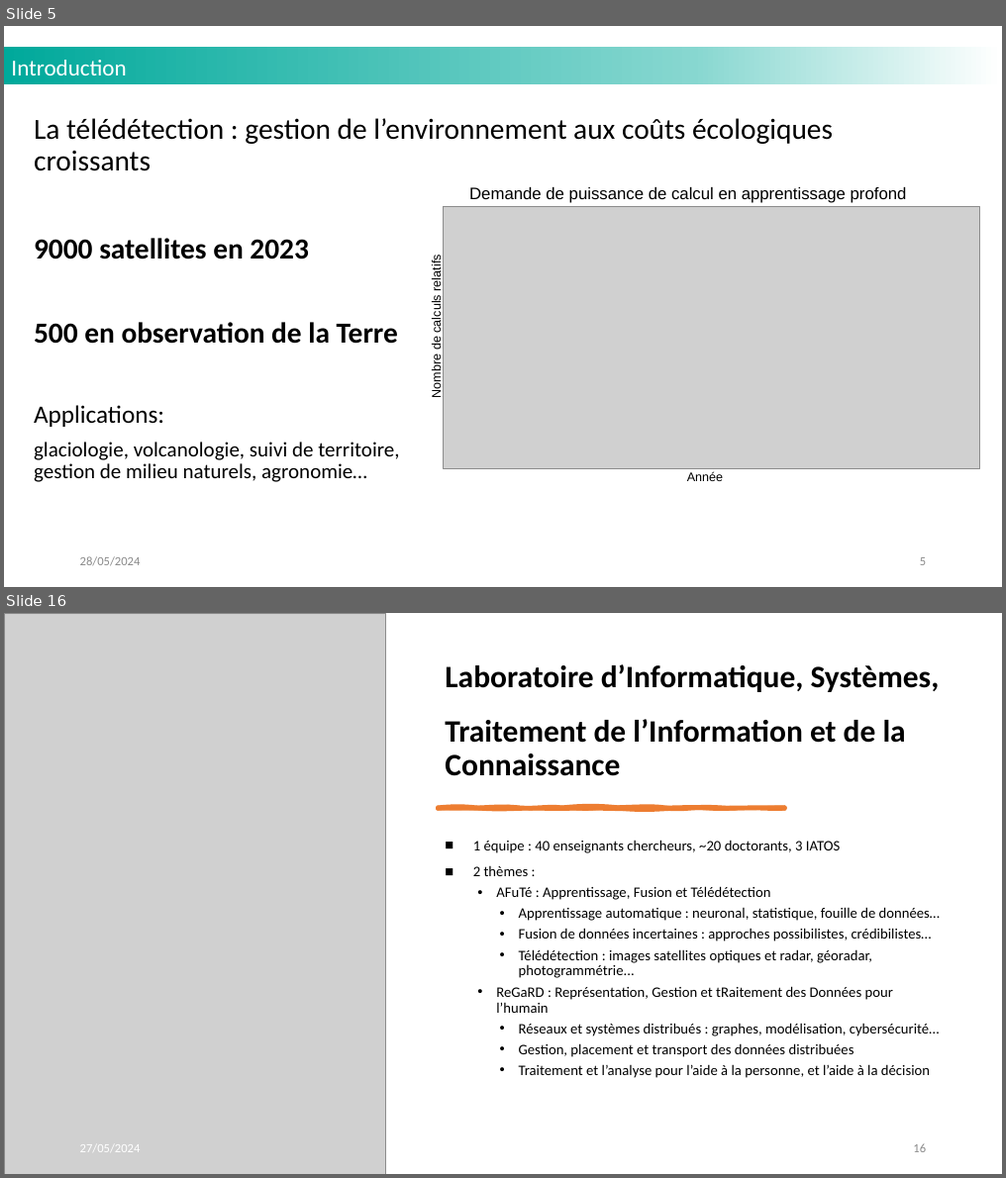
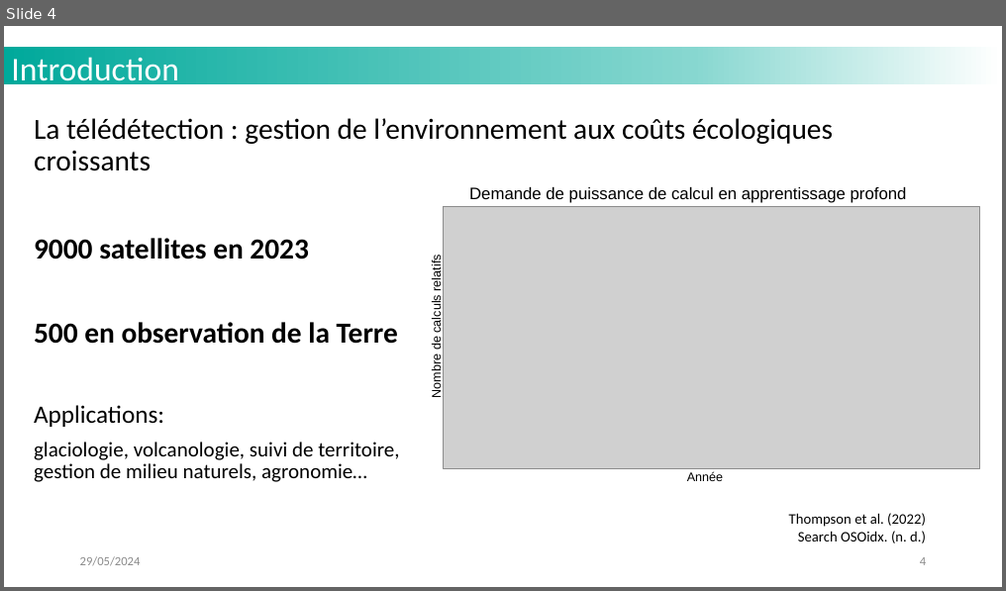
Before and after one commit to MattVerlynde/cahier-labo-stage, a slide deck: static/files_presentation/slides_presentation_stage_LISTIC_MVerlynde_2024.pptx. Shown one above the other, each under a label of ours: slides 5 and 16 before the commit, slide 4 after it; the slides between them are not shown. The pictures are 1006x1178 and 1006x591 pixels, drawn with LibreOffice and Linux fonts; fonts in the diff are those of the drawing; grey boxes stand for pictures; background and template pictures are left out. Boxes give left, top, right and bottom in pixels: in the first picture for what was removed or moved away, otherwise in the second. Text is boxed around its words. In the diff, an @@ line names an element or a change of style, - is before the commit and + after.

```diff
--- a/static/files_presentation/slides_presentation_stage_LISTIC_MVerlynde_2024.pptx
+++ b/static/files_presentation/slides_presentation_stage_LISTIC_MVerlynde_2024.pptx
@@ slide 16 removed at bbox=[4, 613, 1002, 1174], background #FFFFFF; not listed: 1 template element that a slide beside it also shows @@
@@ rectangle removed at bbox=[4, 613, 1002, 1174] @@
@@ picture removed at bbox=[4, 613, 385, 1174] @@
@@ text removed at bbox=[445, 664, 940, 776] @@
-Laboratoire d’Informatique, Systèmes,
-Traitement de l’Information et de la Connaissance
@@ freeform shape removed at bbox=[438, 808, 785, 809] @@
@@ text removed at bbox=[473, 840, 940, 1078] @@
-■ 1 équipe : 40 enseignants chercheurs, ~20 doctorants, 3 IATOS
-■ 2 thèmes :
-  • AFuTé : Apprentissage, Fusion et Télédétection
-    • Apprentissage automatique : neuronal, statistique, fouille de données…
-    • Fusion de données incertaines : approches possibilistes, crédibilistes…
-    • Télédétection : images satellites optiques et radar, géoradar, photogrammétrie...
-  • ReGaRD : Représentation, Gestion et tRaitement des Données pour l’humain
-    • Réseaux et systèmes distribués : graphes, modélisation, cybersécurité…
-    • Gestion, placement et transport des données distribuées
-    • Traitement et l’analyse pour l’aide à la personne, et l’aide à la décision
@@ text removed at bbox=[80, 1145, 141, 1153] @@
-27/05/2024
@@ page number removed at bbox=[913, 1144, 926, 1153] @@
-16
@@ what was slide 5 is now slide 4 @@
@@ slide 4 changed as well @@
@@ text "Introduction" at bbox=[11, 57, 178, 88]: size 22 to 32 pt @@
@@ text added at bbox=[789, 513, 926, 544], 14 pt, text #000000 @@
+Thompson et al. (2022)
+Search OSOidx. (n. d.)
@@ page number at bbox=[920, 558, 926, 566]: text changed @@
-5
+4
```
Also in this commit, not shown: 10 other slides changed, 7 slides added, 4 other slides removed, 2 other files.
